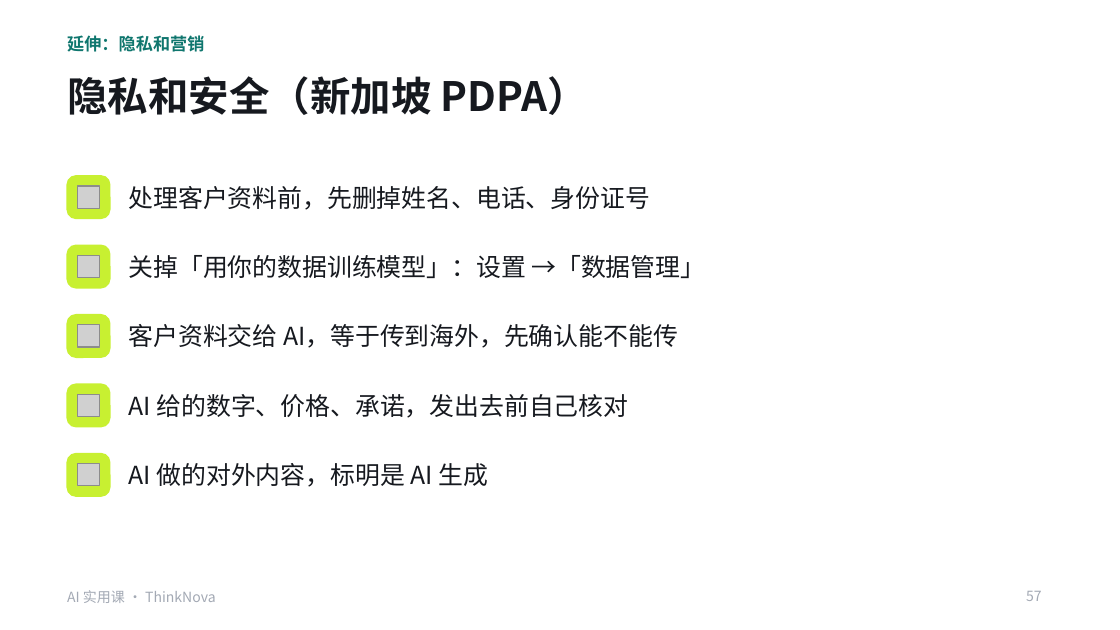
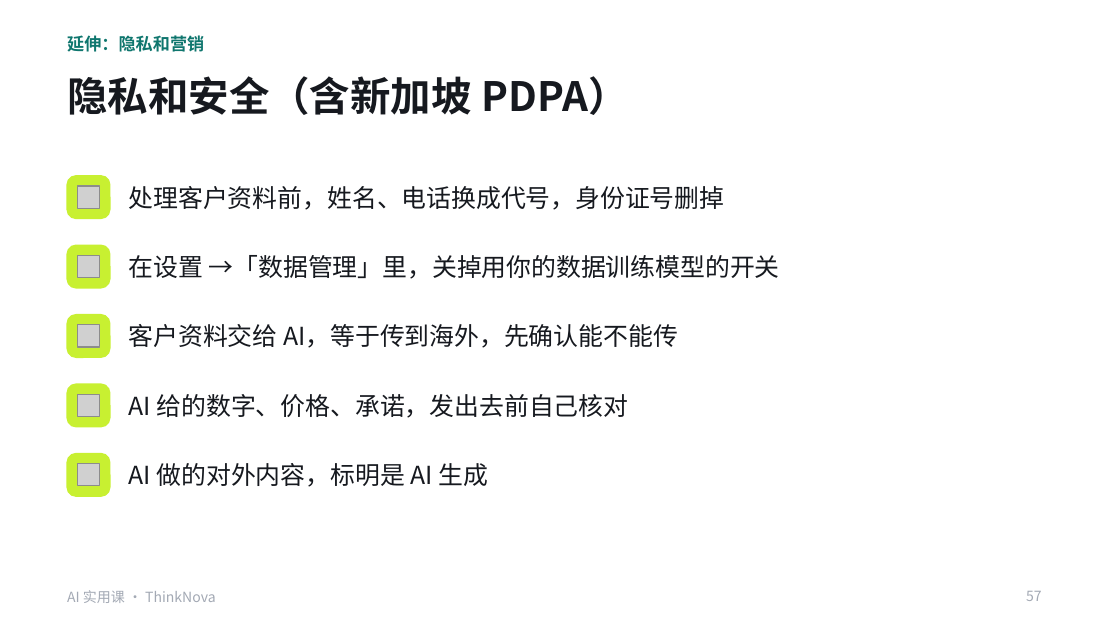
Before and after one commit to freyhuang-11/thinknova-memory, a slide deck: slide 57 of courses/小生意实用课/AI实用课_Codex提效.pptx. Drawn at 1120x630 pixels with LibreOffice and Linux fonts; fonts in the diff are those of the drawing; grey boxes stand for pictures. Boxes give left, top, right and bottom in pixels: in the first picture for what was removed or moved away, otherwise in the second. Text is boxed around its words. In the diff, an @@ line names an element or a change of style, - is before the commit and + after.

```diff
--- a/courses/小生意实用课/AI实用课_Codex提效.pptx
+++ b/courses/小生意实用课/AI实用课_Codex提效.pptx
@@ title at <box>67,76,628,115</box>: text changed @@
-隐私和安全（新加坡 PDPA）
+隐私和安全（含新加坡 PDPA）
@@ text at <box>129,186,725,210</box>: text changed @@
-处理客户资料前，先删掉姓名、电话、身份证号
+处理客户资料前，姓名、电话换成代号，身份证号删掉
@@ text at <box>129,255,780,279</box>: text changed @@
-关掉「用你的数据训练模型」：设置 →「数据管理」
+在设置 →「数据管理」里，关掉用你的数据训练模型的开关
```
Also in this commit, not shown: 22 other slides changed, 3 other files.
